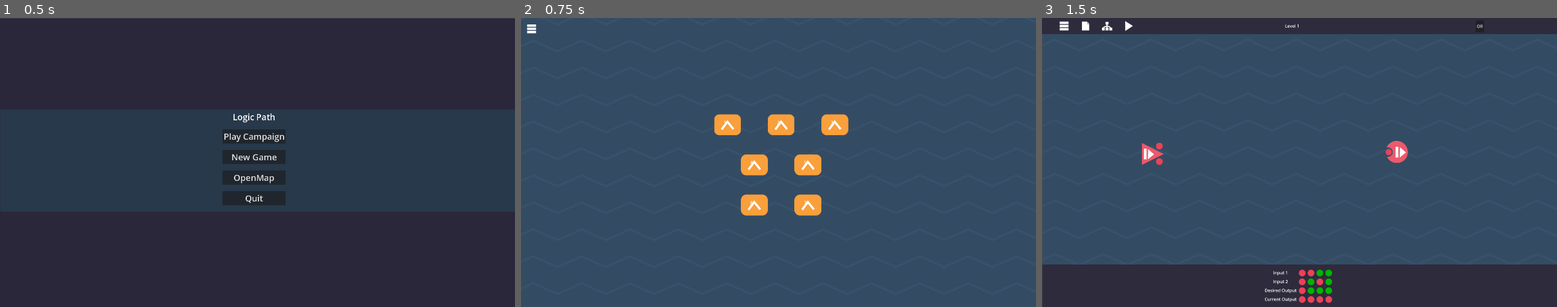
Above: before the commit, frames 1-3 (left to right).
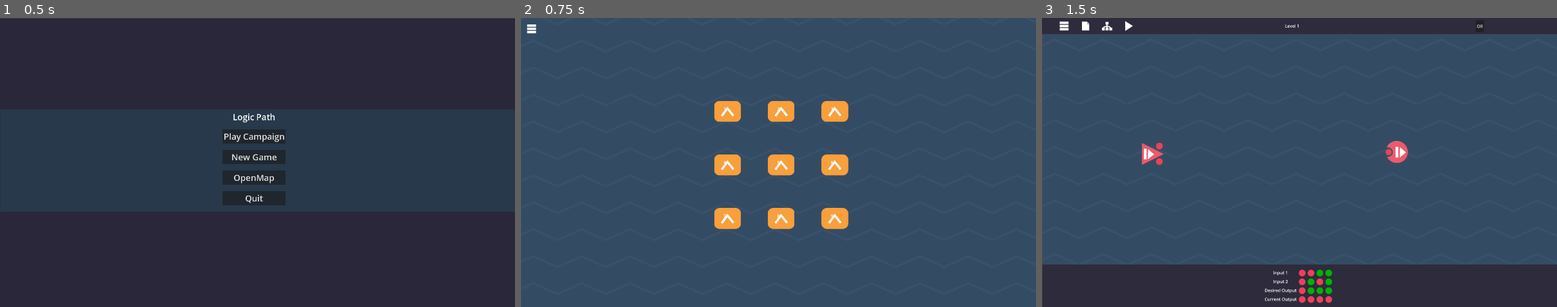
Above: after the commit, the same moments.

Repository: RavenDenster/Logic_path
Game: Godot game, scene res://scenes/ui/MainMenu.tscn
The game is run twice, just before and just after one commit, with the same random seed, the same clock (stepped at 60 frames per second) and the same inputs.
Inputs:
- Up to frame 1 (0.5 s): no input
- Up to frame 2 (0.75 s): click "OpenMap" at 0.5 s
- Up to frame 3 (1.5 s): click "1" at 1.25 s

Frame 1 is identical in both runs. In frame 2, 5.2% of the frame differs, in the area x 37-64%, y 28-74%; in frame 3, nothing differs.

Commit message:
add 8 and 9 level

Diff:
--- /dev/null
+++ b/data/Level8Data.gd
@@ -0,0 +1,39 @@
+extends Resource
+class_name Level8Data
+
+@export var level_name: String = "Level 8: Parity Check (XOR Cascade)"
+@export var available_gates: Array[String] = ["XOR"]
+@export var input_values_a: Array[int] = [0,0,0,0,1,1,1,1]
+@export var input_values_b: Array[int] = [0,0,1,1,0,0,1,1]
+@export var input_values_c: Array[int] = [0,1,0,1,0,1,0,1]
+@export var expected_output: Array[int] = [0,1,1,0,1,0,0,1]
+@export_multiline var theory_text: String = """Сумматор по модулю 2 (Функция чётности)
+
+Цель: Построить схему, которая возвращает 1, если число единиц на входах нечётное.
+
+Формула: A XOR B XOR C
+
+Таблица истинности для трех входов A, B, C:
+A  B  C | Выход
+--------|------
+0  0  0 |   0  (четное число 1)
+0  0  1 |   1  (нечетное: одна 1)
+0  1  0 |   1  (нечетное: одна 1)
+0  1  1 |   0  (четное: две 1)
+1  0  0 |   1  (нечетное: одна 1)
+1  0  1 |   0  (четное: две 1)
+1  1  0 |   0  (четное: две 1)
+1  1  1 |   1  (нечетное: три 1)
+
+Концепция каскадирования:
+- Первый XOR вычисляет A XOR B
+- Второй XOR берёт результат первого и вычисляет (A XOR B) XOR C
+
+Совет:
+1. Создайте первый XOR-элемент и подключите A и B
+2. Создайте второй XOR-элемент и подключите:
+   - Вход 1: выход первого XOR
+   - Вход 2: вход C
+3. Выход второго XOR подключите к OutputBlock
+
+Это вводит важную концепцию каскадирования логических элементов!"""
--- /dev/null
+++ b/data/Level9Data.gd
@@ -0,0 +1,36 @@
+extends Resource
+class_name Level9Data
+
+@export var level_name: String = "Level 9: Arbitrary Function"
+@export var available_gates: Array[String] = ["AND", "OR", "NOT"]
+@export var input_values_a: Array[int] = [0,0,0,0,1,1,1,1]
+@export var input_values_b: Array[int] = [0,0,1,1,0,0,1,1]
+@export var input_values_c: Array[int] = [0,1,0,1,0,1,0,1]
+@export var expected_output: Array[int] = [1,0,0,0,0,0,1,0] # (NOT A AND NOT B AND NOT C) OR (A AND B AND NOT C)
+@export_multiline var theory_text: String = """Уровень 9: Произвольная функция трех переменных
+
+Цель: Применить все полученные навыки для решения незнакомой задачи.
+
+Таблица истинности:
+A  B  C | Выход
+--------|------
+0  0  0 |   1
+0  0  1 |   0
+0  1  0 |   0
+0  1  1 |   1
+1  0  0 |   0
+1  0  1 |   1
+1  1  0 |   1
+1  1  1 |   0
+
+Доступные элементы: 2 элемента AND, 1 элемент OR, 2 элемента NOT.
+
+Задача: Проанализируйте таблицу истинности и найдите логическую формулу, которая описывает эту функцию.
+
+Подсказки:
+- Обратите внимание, когда выход равен 1
+- Попробуйте сгруппировать случаи с единичным выходом
+- Используйте элементы NOT для инвертирования входов
+- Комбинируйте элементы AND и OR для создания нужной логики
+
+Это уровень-головоломка, развивающий навык синтеза схем по таблице истинности!"""
--- /dev/null
+++ b/data/level_8_data.tres
@@ -0,0 +1,7 @@
+[gd_resource type="Resource" script_class="Level8Data" load_steps=2 format=3 uid="uid://cx3xai2ty5vry"]
+
+[ext_resource type="Script" uid="uid://ddopyhifqi0km" path="res://data/Level8Data.gd" id="1_ytt08"]
+
+[resource]
+script = ExtResource("1_ytt08")
+metadata/_custom_type_script = "uid://ddopyhifqi0km"
--- /dev/null
+++ b/data/level_9_data.tres
@@ -0,0 +1,7 @@
+[gd_resource type="Resource" script_class="Level9Data" load_steps=2 format=3 uid="uid://qo4ansp348l7"]
+
+[ext_resource type="Script" uid="uid://dt1utj2auyk36" path="res://data/Level9Data.gd" id="1_prhja"]
+
+[resource]
+script = ExtResource("1_prhja")
+metadata/_custom_type_script = "uid://dt1utj2auyk36"
--- /dev/null
+++ b/scenes/levels/Level8.tscn
@@ -0,0 +1,47 @@
+[gd_scene load_steps=7 format=3 uid="uid://0nvibunv3uto"]
+
+[ext_resource type="Script" uid="uid://c80kg2n6ukdtn" path="res://scripts/levels/Level8.gd" id="1_4pndg"]
+[ext_resource type="Texture2D" uid="uid://di8y1ro7bko22" path="res://assets/wide_spacing_waves_1920x1080.png" id="2_3d52u"]
+[ext_resource type="PackedScene" uid="uid://da7tx15dde8gi" path="res://scenes/components/OutputBlock.tscn" id="3_ykwfm"]
+[ext_resource type="PackedScene" uid="uid://bl3sa4s2sswx" path="res://scenes/ui/TopPanel.tscn" id="4_2b21a"]
+[ext_resource type="PackedScene" uid="uid://d00vka43qsb8" path="res://scenes/components/InputBlockSingle.tscn" id="5_fgy3j"]
+[ext_resource type="PackedScene" uid="uid://0n7kusmwjodw" path="res://scenes/ui/TestResultsPanel3Inputs.tscn" id="6_qyvhn"]
+
+[node name="Level8" type="Node2D"]
+script = ExtResource("1_4pndg")
+
+[node name="Background" type="TextureRect" parent="."]
+z_index = -35
+offset_left = 3.0
+offset_top = -3.0
+offset_right = 1921.0
+offset_bottom = 1079.0
+texture = ExtResource("2_3d52u")
+expand_mode = 1
+
+[node name="OutputBlock" parent="." instance=ExtResource("3_ykwfm")]
+position = Vector2(1323, 501)
+
+[node name="TopPanel" parent="." instance=ExtResource("4_2b21a")]
+
+[node name="InputBlockA" parent="." instance=ExtResource("5_fgy3j")]
+position = Vector2(255, 314)
+
+[node name="InputBlockB" parent="." instance=ExtResource("5_fgy3j")]
+position = Vector2(261, 477)
+
+[node name="InputBlockC" parent="." instance=ExtResource("5_fgy3j")]
+position = Vector2(263, 646)
+
+[node name="TestResultsPanel3Inputs" parent="." instance=ExtResource("6_qyvhn")]
+anchors_preset = 0
+anchor_left = 0.0
+anchor_top = 0.0
+anchor_right = 0.0
+anchor_bottom = 0.0
+offset_left = 961.0
+offset_top = 1082.0
+offset_right = 961.0
+offset_bottom = 1082.0
+grow_horizontal = 1
+grow_vertical = 1
--- /dev/null
+++ b/scenes/levels/Level9.tscn
@@ -0,0 +1,47 @@
+[gd_scene load_steps=7 format=3 uid="uid://b4eyi112athuu"]
+
+[ext_resource type="Script" uid="uid://bued8cnaq0sod" path="res://scripts/levels/Level9.gd" id="1_opvk1"]
+[ext_resource type="Texture2D" uid="uid://di8y1ro7bko22" path="res://assets/wide_spacing_waves_1920x1080.png" id="2_c38s4"]
+[ext_resource type="PackedScene" uid="uid://da7tx15dde8gi" path="res://scenes/components/OutputBlock.tscn" id="3_gf1kr"]
+[ext_resource type="PackedScene" uid="uid://bl3sa4s2sswx" path="res://scenes/ui/TopPanel.tscn" id="4_sxwyp"]
+[ext_resource type="PackedScene" uid="uid://d00vka43qsb8" path="res://scenes/components/InputBlockSingle.tscn" id="5_we1q4"]
+[ext_resource type="PackedScene" uid="uid://0n7kusmwjodw" path="res://scenes/ui/TestResultsPanel3Inputs.tscn" id="6_ldyqp"]
+
+[node name="Level9" type="Node2D"]
+script = ExtResource("1_opvk1")
+
+[node name="Background" type="TextureRect" parent="."]
+z_index = -35
+offset_left = 3.0
+offset_top = -3.0
+offset_right = 1921.0
+offset_bottom = 1079.0
+texture = ExtResource("2_c38s4")
+expand_mode = 1
+
+[node name="OutputBlock" parent="." instance=ExtResource("3_gf1kr")]
+position = Vector2(1323, 501)
+
+[node name="TopPanel" parent="." instance=ExtResource("4_sxwyp")]
+
+[node name="InputBlockA" parent="." instance=ExtResource("5_we1q4")]
+position = Vector2(255, 314)
+
+[node name="InputBlockB" parent="." instance=ExtResource("5_we1q4")]
+position = Vector2(261, 477)
+
+[node name="InputBlockC" parent="." instance=ExtResource("5_we1q4")]
+position = Vector2(263, 646)
+
+[node name="TestResultsPanel3Inputs" parent="." instance=ExtResource("6_ldyqp")]
+anchors_preset = 0
+anchor_left = 0.0
+anchor_top = 0.0
+anchor_right = 0.0
+anchor_bottom = 0.0
+offset_left = 961.0
+offset_top = 1082.0
+offset_right = 961.0
+offset_bottom = 1082.0
+grow_horizontal = 1
+grow_vertical = 1
--- /dev/null
+++ b/scripts/levels/Level8.gd
@@ -0,0 +1,13 @@
+extends "res://scripts/levels/LevelBase.gd"
+
+func _ready():
+	level_data = preload("res://data/level_8_data.tres")
+	super._ready()
+
+func _on_add_xor_button_pressed():
+	var xor_gate = preload("res://scenes/gates/XORGate.tscn").instantiate()
+	xor_gate.position = Vector2(600, 400)
+	add_child(xor_gate)
+	movable_objects.append(xor_gate)
+	update_all_logic_objects()
+	mark_level_state_dirty()
--- /dev/null
+++ b/scripts/levels/Level9.gd
@@ -0,0 +1,29 @@
+extends "res://scripts/levels/LevelBase.gd"
+
+func _ready():
+	level_data = preload("res://data/level_9_data.tres")
+	super._ready()
+
+func _on_add_and_button_pressed():
+	var and_gate = preload("res://scenes/gates/ANDGate.tscn").instantiate()
+	and_gate.position = Vector2(600, 400)
+	add_child(and_gate)
+	movable_objects.append(and_gate)
+	update_all_logic_objects()
+	mark_level_state_dirty()
+
+func _on_add_or_button_pressed():
+	var or_gate = preload("res://scenes/gates/ORGate.tscn").instantiate()
+	or_gate.position = Vector2(600, 600)
+	add_child(or_gate)
+	movable_objects.append(or_gate)
+	update_all_logic_objects()
+	mark_level_state_dirty()
+
+func _on_add_not_button_pressed():
+	var not_gate = preload("res://scenes/gates/NOTGate.tscn").instantiate()
+	not_gate.position = Vector2(600, 800)
+	add_child(not_gate)
+	movable_objects.append(not_gate)
+	update_all_logic_objects()
+	mark_level_state_dirty()
--- a/scripts/system/SaveSystem.gd
+++ b/scripts/system/SaveSystem.gd
@@ -120,7 +120,7 @@
 	save_game()
 
 func get_next_level_to_play():
-	var max_level = 7
+	var max_level = 9
 	var last_played = game_data["last_played_level"]
 	var completed_levels = game_data["completed_levels"]
 
--- a/scripts/ui/LevelMap.gd
+++ b/scripts/ui/LevelMap.gd
@@ -9,7 +9,9 @@
 	{"number": 4, "scene": "res://scenes/levels/Level4.tscn"},
 	{"number": 5, "scene": "res://scenes/levels/Level5.tscn"},
 	{"number": 6, "scene": "res://scenes/levels/Level6.tscn"},
-	{"number": 7, "scene": "res://scenes/levels/Level7.tscn"}
+	{"number": 7, "scene": "res://scenes/levels/Level7.tscn"},
+	{"number": 8, "scene": "res://scenes/levels/Level8.tscn"},
+	{"number": 9, "scene": "res://scenes/levels/Level9.tscn"}
 ]
 
 func _ready():
@@ -37,14 +39,20 @@
 func create_level_buttons():
 	var center = screen_size / 2
 
+	# Обновляем позиции для 9 уровней (3 ряда по 3)
 	var positions = [
-		center + Vector2(-200, -150),  # Уровень 1
-		center + Vector2(0, -150),     # Уровень 2
-		center + Vector2(200, -150),   # Уровень 3
-		center + Vector2(-100, 0),     # Уровень 4
-		center + Vector2(100, 0),      # Уровень 5
-		center + Vector2(-100, 150),   # Уровень 6
-		center + Vector2(100, 150)     # Уровень 7
+		# Первый ряд
+		center + Vector2(-200, -200),  # Уровень 1
+		center + Vector2(0, -200),     # Уровень 2
+		center + Vector2(200, -200),   # Уровень 3
+		# Второй ряд
+		center + Vector2(-200, 0),     # Уровень 4
+		center + Vector2(0, 0),        # Уровень 5
+		center + Vector2(200, 0),      # Уровень 6
+		# Третий ряд
+		center + Vector2(-200, 200),   # Уровень 7
+		center + Vector2(0, 200),      # Уровень 8
+		center + Vector2(200, 200)     # Уровень 9
 	]
 
 	var save_system = get_node_or_null("/root/SaveSystem")
Not shown, added: data/Level8Data.gd.uid
Not shown, added: data/Level9Data.gd.uid
Not shown, added: scripts/levels/Level8.gd.uid
Not shown, added: scripts/levels/Level9.gd.uid
